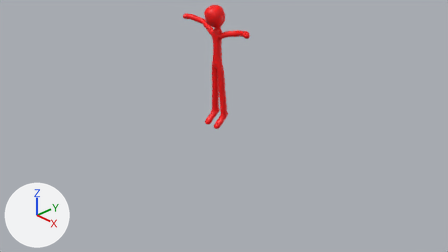
One commit to the Blender file art/blender/stickman.blend: the scene before it, then after it.
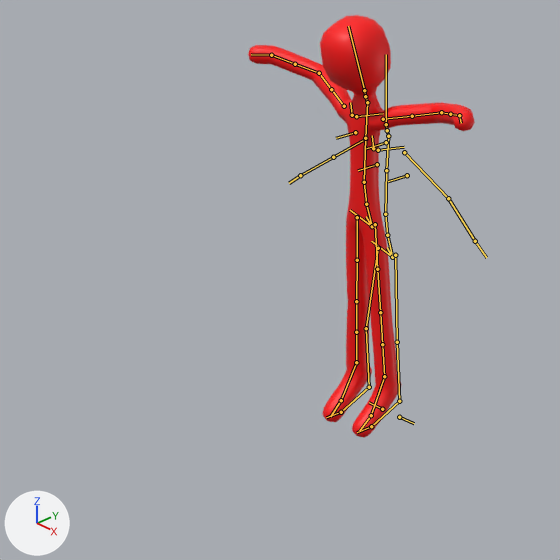
Each version appears first from the file's camera 'Camera', and next in a close-up on the part from 25% to 61% of the width and 0% to 66% of the height. The lights are fixed; the arrows at lower left show +X, +Y and +Z. Both versions are drawn at frame 10 of the action 'Jump'; the numbers are the values there. The bones that bend it are drawn over the model as lines in the close-ups.

The first close-up shows 'Skin'.
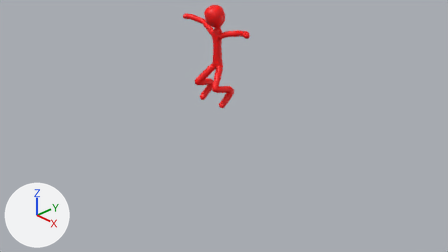
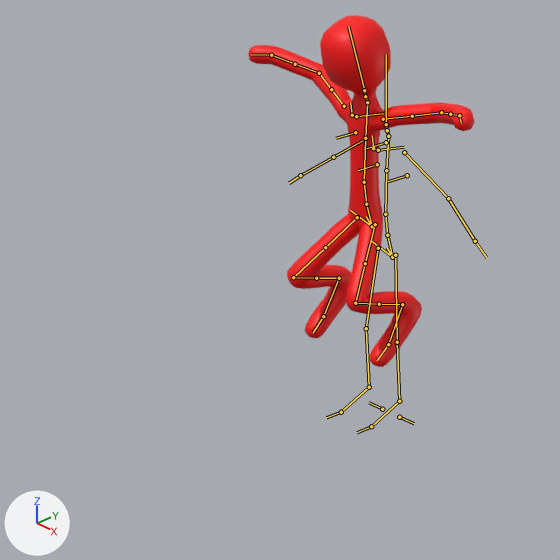
Pixel boxes (x1, y1, x2, y2) of what changed, in the close-ups (560 x 560 px):
'Skin', posed (17% shorter)
    before: (248, 15, 475, 437)
    after: (248, 15, 475, 367)

What the commit changed:
Bone 'thigh_ik.L' (bone_thigh_ik_l) turns from (0, 17, 0) to (0, 34, 0) degrees about its own x, y and z.
Bone 'thigh_ik.R' (bone_thigh_ik_r) turns from (0, -17, 0) to (0, -34, 0) degrees about its own x, y and z.
Bone 'foot_ik.L' (bone_foot_ik_l) moves from (0.0, 0.0, 0.0) to (0.129, 0.0, 0.509).
Bone 'foot_ik.R' (bone_foot_ik_r) moves from (0.0, 0.0, 0.0) to (-0.129, 0.0, 0.509).
